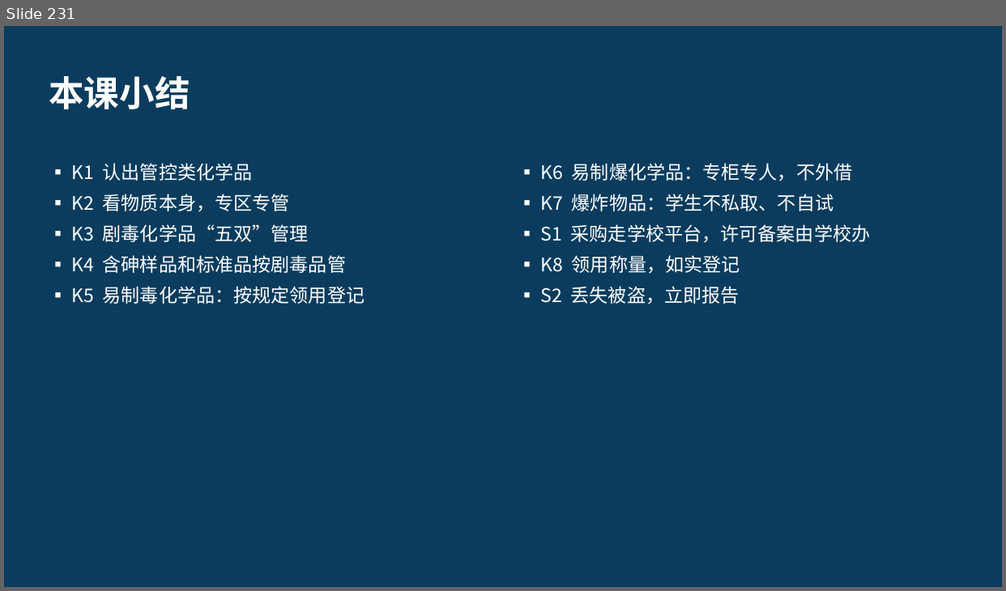
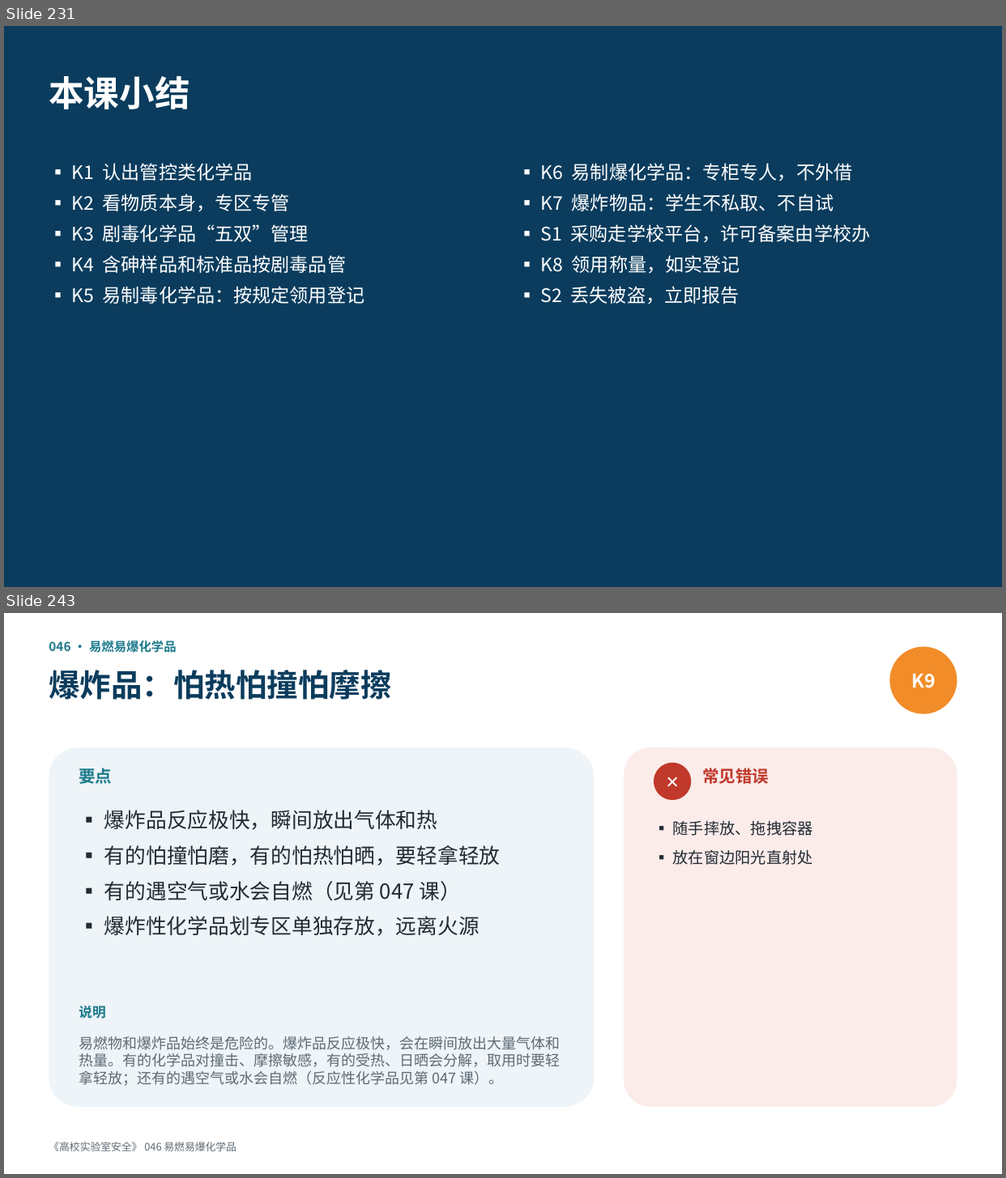
Before and after one commit to hanrongwx-max/videoyoutubo, a slide deck: course/高校实验室安全/课件/第5章_化学品安全.pptx. Shown one above the other, each under a label of ours: slide 231 before the commit, slides 231 and 243 after it; the slides between them are not shown. The pictures are 1006x591 and 1006x1178 pixels, drawn with LibreOffice and Linux fonts; fonts in the diff are those of the drawing. Boxes give left, top, right and bottom in pixels: in the first picture for what was removed or moved away, otherwise in the second. Text is boxed around its words. In the diff, an @@ line names an element or a change of style, - is before the commit and + after.

```diff
--- a/course/高校实验室安全/课件/第5章_化学品安全.pptx
+++ b/course/高校实验室安全/课件/第5章_化学品安全.pptx
@@ slide 243 added at bbox=[4, 613, 1002, 1174], background #FFFFFF @@
@@ text added at bbox=[49, 641, 177, 653], 12 pt, text #1D7A8C, bold @@
+046 · 易燃易爆化学品
@@ ellipse added at bbox=[889, 647, 957, 714], fill #F28C28, 18 pt, text #FFFFFF, bold @@
+K9
@@ text added at bbox=[49, 670, 391, 700], 30 pt, text #0B3C5D, bold @@
+爆炸品：怕热怕撞怕摩擦
@@ rounded rectangle added at bbox=[49, 747, 594, 1107], fill #EEF4F7 @@
@@ rounded rectangle added at bbox=[624, 747, 957, 1107], fill #FBECEA @@
@@ text added at bbox=[79, 768, 112, 784], 16 pt, text #1D7A8C, bold @@
+要点
@@ ellipse added at bbox=[654, 763, 691, 800], fill #C0392B, 16 pt, text #FFFFFF, bold @@
+✕
@@ text added at bbox=[702, 768, 769, 784], 16 pt, text #C0392B, bold @@
+常见错误
@@ text added at bbox=[104, 810, 501, 936], 20 pt, text #222B33 @@
+▪ 爆炸品反应极快，瞬间放出气体和热
+▪ 有的怕撞怕磨，有的怕热怕晒，要轻拿轻放
+▪ 有的遇空气或水会自燃（见第 047 课）
+▪ 爆炸性化学品划专区单独存放，远离火源
@@ text added at bbox=[673, 821, 813, 865], 15 pt, text #222B33 @@
+▪ 随手摔放、拖拽容器
+▪ 放在窗边阳光直射处
@@ text added at bbox=[79, 1006, 105, 1019], 13 pt, text #1D7A8C, bold @@
+说明
@@ text added at bbox=[79, 1037, 560, 1086], 14 pt, text #5F6B75 @@
+易燃物和爆炸品始终是危险的。爆炸品反应极快，会在瞬间放出大量气体和热量。有的化学品对撞击、摩擦敏感，有的受热、日晒会分解，取用时要轻拿轻放；还有的遇空气或水会自燃（反应性化学品见第 047 课）。
@@ text added at bbox=[49, 1142, 236, 1152], 10 pt, text #5F6B75 @@
+《高校实验室安全》 046 易燃易爆化学品
```
Also in this commit, not shown: 24 other slides added, 2 other files.
